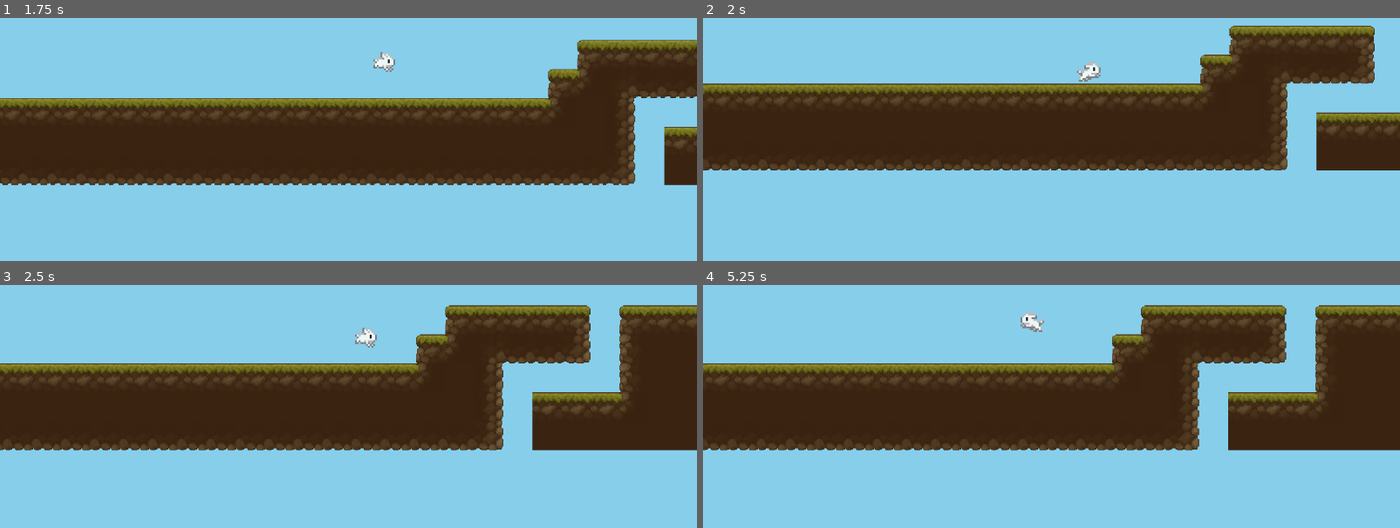
Above: before the commit, frames 1-4 (two rows, left to right).
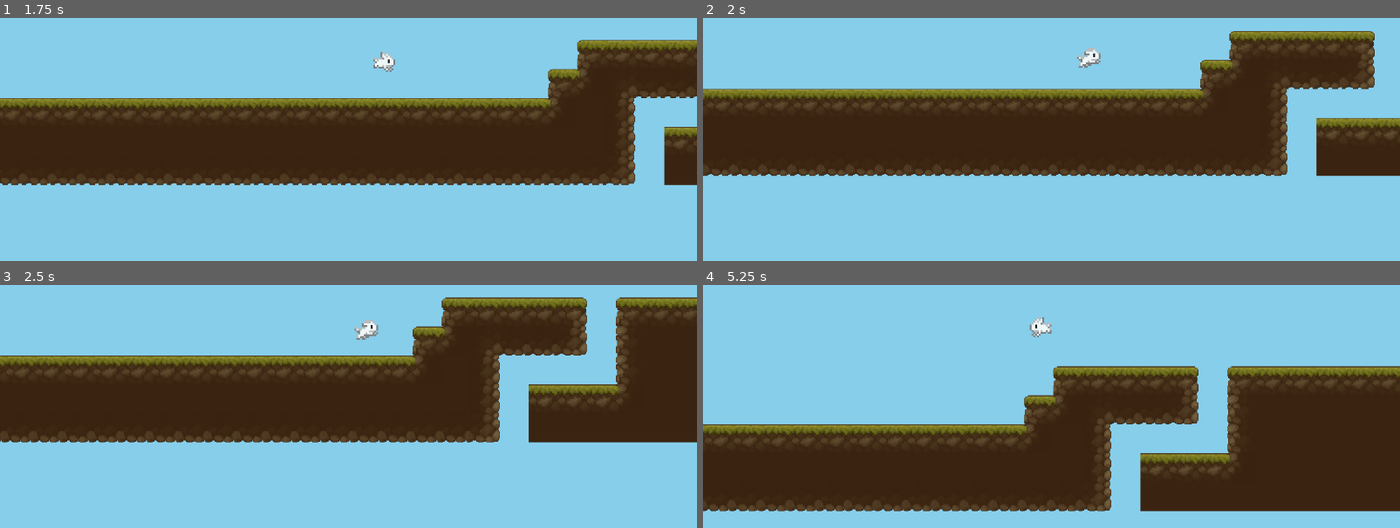
Above: after the commit, the same moments.

Repository: SirNasian/bun-run
Game: Godot game, scene res://scenes/game.tscn
The game is run twice, just before and just after one commit, with the same random seed, the same clock (stepped at 60 frames per second) and the same inputs.
Inputs:
- Up to frame 1 (1.75 s): hold Space (player_jump) 0.53-1.28 s; hold D (player_right) from 0.53 s (still down); tap Space (player_jump) at 1.35, 1.52 s
- Up to frame 2 (2 s): keep holding D (player_right); tap Space (player_jump) at 1.82 s
- Up to frame 3 (2.5 s): release D (player_right) at 2.03 s; hold A (player_left) from 2.03 s (still down); hold Space (player_jump) from 2.03 s (still down)
- Up to frame 4 (5.25 s): release A (player_left) at 2.78 s; release Space (player_jump) at 2.78 s; hold D (player_right) 2.78-4.28 s; tap Space (player_jump) at 2.85, 3.02, 3.32, 4.35, 4.52, 4.82 s; hold Space (player_jump) 3.53-4.28 s; hold A (player_left) 4.28-5.03 s; hold D (player_right) from 5.03 s (still down); hold Space (player_jump) from 5.03 s (still down)

Frame 1 is identical in both runs. In frame 2, 11% of the frame differs, in the area x 0-100%, y 3-66%; in frame 3, 14%; in frame 4, 53%, in the area x 0-100%, y 8-94%.

Commit message:
Implement coyote time

Diff:
--- a/entities/player/player.gd
+++ b/entities/player/player.gd
@@ -1,5 +1,6 @@
 extends CharacterBody2D
 
+const COYOTE_TIME = 0.05
 const MAX_SPEED = 256
 const GRAVITY = 1024
 
@@ -9,8 +10,11 @@
 	"jump": 0,
 }
 
+var can_jump = self.COYOTE_TIME
+
 func _process(delta: float) -> void:
 	var input_x = float(input.left + input.right)
+	self.update_coyote_time(delta)
 	self.update_velocity(input_x, delta)
 	self.update_animation()
 	self.move_and_slide()
@@ -21,17 +25,22 @@
 	if (event.is_action_released("player_left")):  input.left  = 0
 	if (event.is_action_pressed("player_right")):  input.right = event.get_action_strength("player_right")
 	if (event.is_action_released("player_right")): input.right = 0
-	if (event.is_action_pressed("player_jump")):   input.jump  = 1 if (self.is_on_floor()) else 0
+	if (event.is_action_pressed("player_jump")):   input.jump  = 1
+
+func update_coyote_time(delta: float) -> void:
+	if (self.is_on_floor()):
+		self.can_jump = self.COYOTE_TIME
+	else:
+		self.can_jump = max(0, self.can_jump - delta)
 
 func update_velocity(input_x: float, delta: float) -> void:
-	if (self.is_on_floor()):
-		if (self.input.jump):
-			self.input.jump = 0
-			self.velocity.y = -256
-		self.velocity.x = lerp(self.velocity.x, input_x * self.MAX_SPEED, delta * 4)
-	else:
+	self.velocity.x = lerp(self.velocity.x, input_x * self.MAX_SPEED, delta * (1 + (int(self.is_on_floor()) * 3)))
+	if (self.input.jump && self.can_jump):
+		self.input.jump = 0
+		self.can_jump = 0
+		self.velocity.y = -256
+	if (!self.is_on_floor()):
 		self.velocity.y += self.GRAVITY * delta
-		self.velocity.x = lerp(self.velocity.x, input_x * self.MAX_SPEED, delta)
 
 func update_animation() -> void:
 	var sprite = $AnimatedSprite2D as AnimatedSprite2D
